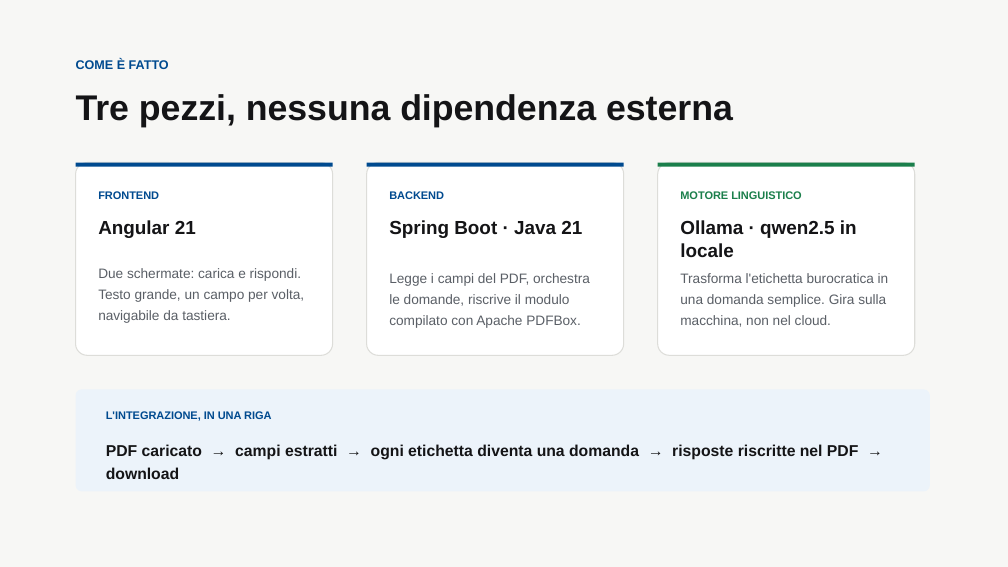
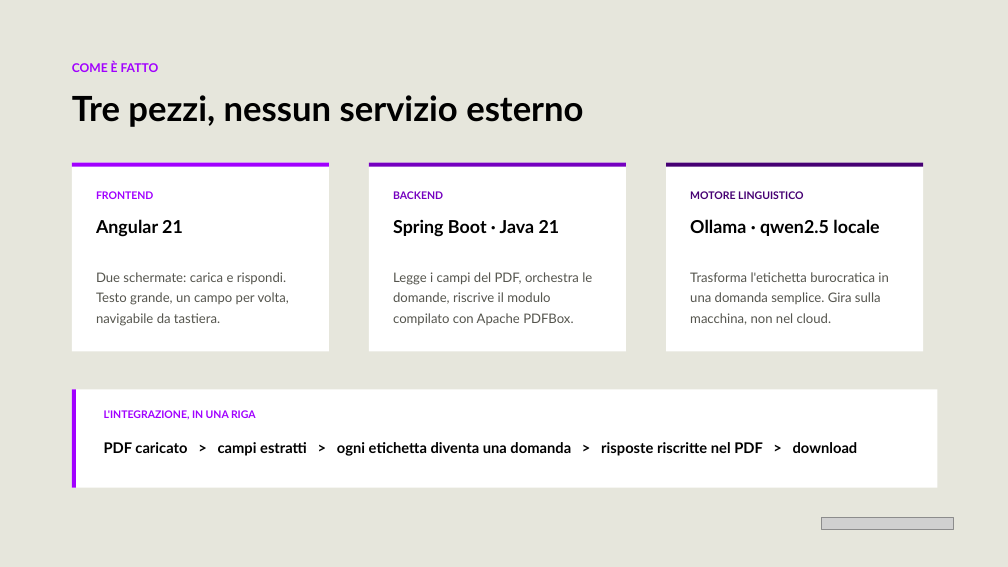
Before and after one commit to lucaCapocciAcn/hagenthon, a slide deck: slide 6 of app/presentation/un-campo-alla-volta.pptx. Drawn at 1008x567 pixels with LibreOffice and Linux fonts; fonts in the diff are those of the drawing; grey boxes stand for pictures. Boxes give left, top, right and bottom in pixels: in the first picture for what was removed or moved away, otherwise in the second. Text is boxed around its words. In the diff, an @@ line names an element or a change of style, - is before the commit and + after.

```diff
--- a/app/presentation/un-campo-alla-volta.pptx
+++ b/app/presentation/un-campo-alla-volta.pptx
@@ rectangle at (x1=0, y1=0, x2=1008, y2=567): fill #F7F7F5 to #E6E6DC @@
@@ text "COME È FATTO" at (x1=72, y1=62, x2=159, y2=72): size 12 to 11.5 pt, font Arial to Lato, text colour #004A8F to #A100FF @@
@@ text at (x1=72, y1=95, x2=583, y2=127): text changed; size 34 to 33 pt; font Arial to Lato; text colour #141416 to #000000 @@
-Tre pezzi, nessuna dipendenza esterna
+Tre pezzi, nessun servizio esterno
@@ rectangle moved from (x1=76, y1=163, x2=333, y2=167) to (x1=72, y1=163, x2=329, y2=167) @@
@@ rectangle moved from (x1=76, y1=163, x2=333, y2=355) to (x1=72, y1=163, x2=329, y2=352) @@
@@ rectangle at (x1=72, y1=163, x2=329, y2=167): fill #004A8F to #A100FF @@
@@ rectangle at (x1=369, y1=163, x2=626, y2=167): fill #004A8F to #7500C0 @@
@@ 2 rectangles, 1 text moved together from (x1=658, y1=163, x2=915, y2=355) to (x1=666, y1=163, x2=923, y2=352) @@
@@ rectangle at (x1=666, y1=163, x2=923, y2=167): fill #1B7F4B to #460073 @@
@@ rounded rectangle to rectangle; outline #DDDDD9 1 pt to none in 3 elements at (x1=369, y1=163, x2=626, y2=352), (x1=72, y1=163, x2=329, y2=352), (x1=666, y1=163, x2=923, y2=352) @@
@@ text "FRONTEND" at (x1=96, y1=191, x2=153, y2=199): size 10.5 to 10 pt, font Arial to Lato, text colour #004A8F to #A100FF @@
@@ text "BACKEND" at (x1=393, y1=191, x2=443, y2=199): size 10.5 to 10 pt, font Arial to Lato, text colour #004A8F to #7500C0 @@
@@ text "MOTORE LINGUISTICO" at (x1=690, y1=191, x2=803, y2=199): size 10.5 to 10 pt, font Arial to Lato, text colour #1B7F4B to #460073 @@
@@ text "Angular 21" at (x1=96, y1=219, x2=183, y2=237): size 18 to 17 pt, font Arial to Lato, text colour #141416 to #000000 @@
@@ text "Spring Boot · Java 21" at (x1=393, y1=219, x2=560, y2=237): size 18 to 17 pt, font Arial to Lato, text colour #141416 to #000000 @@
@@ text at (x1=690, y1=219, x2=879, y2=236): text changed; size 18 to 17 pt; font Arial to Lato; text colour #141416 to #000000 @@
-Ollama · qwen2.5 in locale
+Ollama · qwen2.5 locale
@@ size 13 to 12.5 pt, font Arial to Lato, text colour #5A5F66 to #55554E in 3 elements at (x1=393, y1=272, x2=592, y2=325), (x1=96, y1=272, x2=289, y2=326), (x1=690, y1=272, x2=888, y2=325) @@
@@ text "Trasforma l'etichetta burocratica in una ..." moved from (x1=680, y1=273, x2=889, y2=327) to (x1=690, y1=272, x2=888, y2=325) @@
@@ rectangle resized from (x1=76, y1=389, x2=930, y2=492) to (x1=72, y1=389, x2=938, y2=488) @@
@@ rectangle at (x1=72, y1=389, x2=938, y2=488): rounded rectangle to rectangle; fill #ECF3FA to #FFFFFF @@
@@ rectangle added at (x1=72, y1=389, x2=76, y2=488), fill #A100FF @@
@@ text "L'INTEGRAZIONE, IN UNA RIGA" at (x1=104, y1=410, x2=256, y2=420): size 10.5 to 10 pt, font Arial to Lato, text colour #004A8F to #A100FF @@
@@ text at (x1=104, y1=442, x2=858, y2=456): text changed; size 15 to 14 pt; font Arial to Lato; text colour #141416 to #000000 @@
-PDF caricato → campi estratti → ogni etichetta diventa una domanda → risposte riscritte nel PDF → download
+PDF caricato > campi estratti > ogni etichetta diventa una domanda > risposte riscritte nel PDF > download
@@ picture added at (x1=821, y1=517, x2=954, y2=529) @@
```
Also in this commit, not shown: 6 other slides changed, 5 other files.
